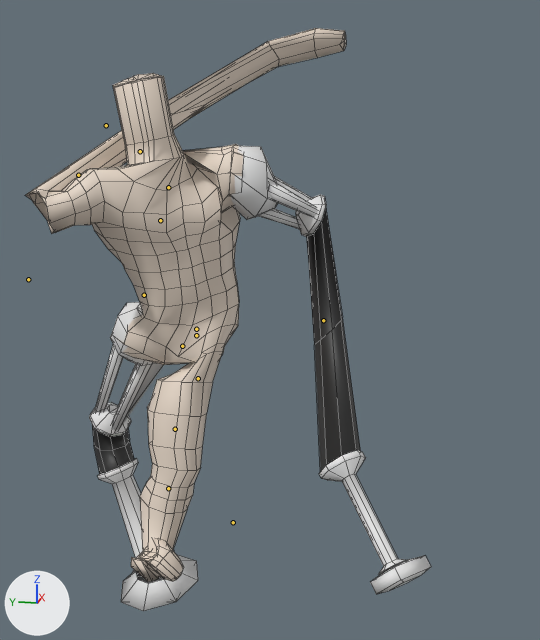
Renders of the FBX model Assets/fbx/flint.fbx from each side of a commit.
Camera for both pictures: a camera (50 mm lens) standing at (-2.7, -0.09, 0.96) and looking at (0.12, 0.47, 0.26). Every picture has the same lights, and +X, +Y and +Z are marked at lower left. Both versions are drawn at frame 6 of the action 'Punch'; the numbers are the values there. The bones that bend it are drawn over the model as lines. Mesh edges are drawn as thin lines.

The first picture shows 'Flint'.
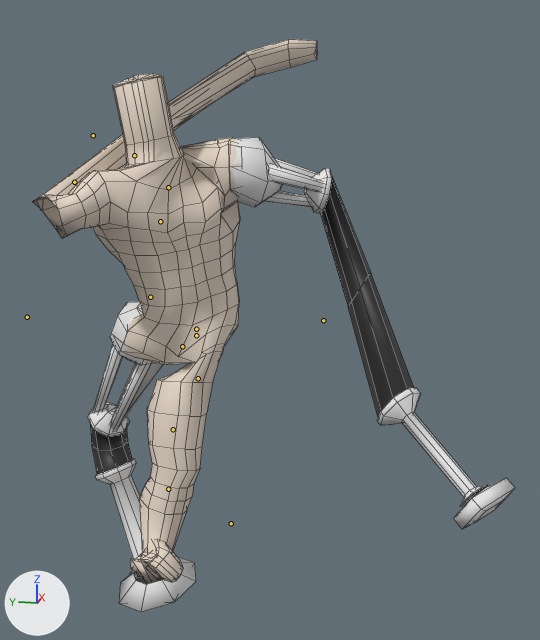
Pixel boxes [x1, y1, x2, y2] of what changed, in the pictures (540 x 640 px):
```json
{"object": "Flint", "change": "posed", "before": [26, 28, 431, 611], "after": [33, 39, 515, 612], "on screen": "19% wider"}
{"bone": "Elbow_L", "before": "(160, 220) to (161, 220)", "after": "(160, 221) to (161, 222)"}
{"bone": "Hand_L", "before": "(144, 295) to (144, 294)", "after": "(150, 297) to (150, 296)"}
{"bone": "Elbow_R", "before": "(140, 151) to (139, 152)", "after": "(134, 155) to (134, 156)"}
{"bone": "Hand_R", "before": "(106, 125) to (105, 125)", "after": "(93, 135) to (92, 135)"}
{"bone": "Foot_R", "before": "(175, 429) to (175, 428)", "after": "(173, 429) to (174, 429)"}
```

Scene script edits in JSON lines:
```json
{"block": "bone_elbow_l", "where": "bone_elbow_l = bpy.data.objects['Armature'].pose.bones['Elbow_L']  # child of 'Shoulder_L'"}
{"op": "set", "path": "bone_elbow_l.rotation_quaternion", "old": "(0.88, -0.408, 0.241, -0.024)", "new": "(0.922, -0.31, 0.232, -0.019)", "note": "degrees (-53, 24, -15) -> degrees (-40, 25, -11)"}
{"block": "bone_hand_l", "where": "bone_hand_l = bpy.data.objects['Armature'].pose.bones['Hand_L']  # child of 'Elbow_L'"}
{"op": "set", "path": "bone_hand_l.rotation_quaternion", "old": "(0.834, 0.004, 0.153, 0.53)", "new": "(0.864, 0.037, 0.128, 0.486)", "note": "degrees (10, 15, 66) -> degrees (11, 11, 60)"}
{"block": "bone_shoulder_r", "where": "bone_shoulder_r = bpy.data.objects['Armature'].pose.bones['Shoulder_R']  # child of 'Spine'"}
{"op": "set", "path": "bone_shoulder_r.rotation_quaternion", "old": "(0.982, 0.062, -0.157, 0.082)", "new": "(0.982, 0.058, -0.13, 0.12)", "note": "degrees (6, -19, 9) -> degrees (5, -16, 13)"}
{"block": "bone_elbow_r", "where": "bone_elbow_r = bpy.data.objects['Armature'].pose.bones['Elbow_R']  # child of 'Shoulder_R'"}
{"op": "set", "path": "bone_elbow_r.rotation_quaternion", "old": "(0.998, -0.062, -0.001, 0.015)", "new": "(0.997, -0.063, 0.011, 0.034)", "note": "degrees (-7, 0, 2) -> degrees (-7, 1, 4)"}
{"block": "bone_hand_r", "where": "bone_hand_r = bpy.data.objects['Armature'].pose.bones['Hand_R']  # child of 'Elbow_R'"}
{"op": "set", "path": "bone_hand_r.rotation_quaternion", "old": "(-0.38, 0.07, 0.1, 0.917)", "new": "(-0.373, 0.069, 0.07, 0.923)", "note": "degrees (8, -12, -136) -> degrees (5, -10, -136)"}
{"block": "bone_foot_r", "where": "bone_foot_r = bpy.data.objects['Armature'].pose.bones['Foot_R']  # child of 'Knee_R'"}
{"op": "set", "path": "bone_foot_r.rotation_quaternion", "old": "(0.868, -0.146, -0.472, -0.039)", "new": "(0.864, -0.145, -0.48, -0.04)", "note": "degrees (-23, -56, 7) -> degrees (-23, -57, 8)"}
```
